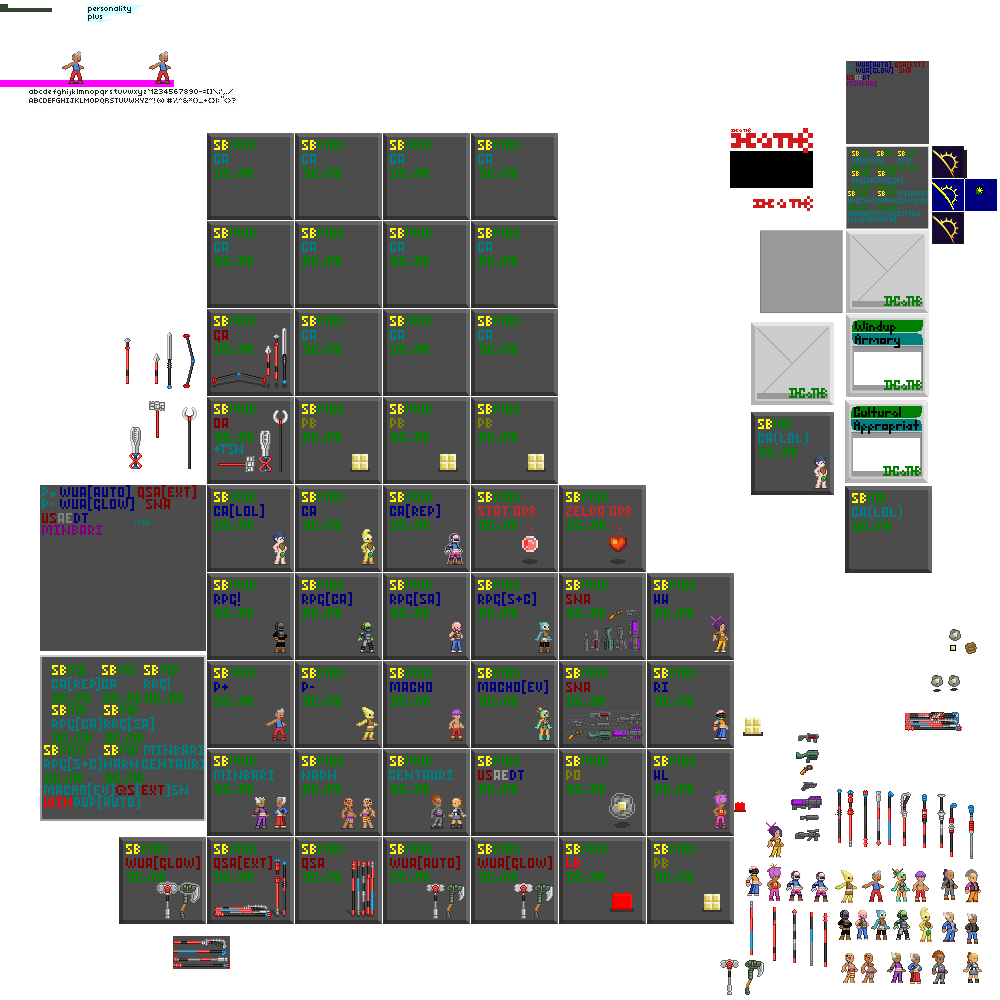
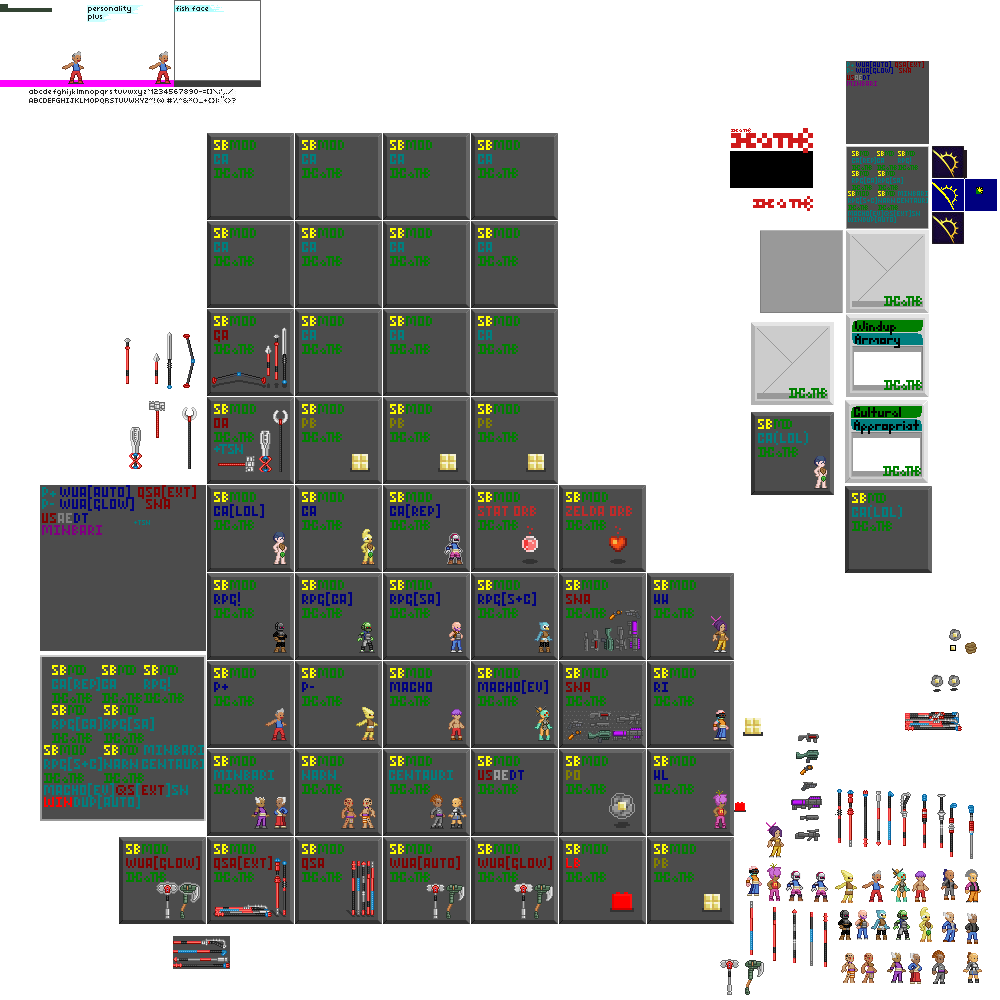
The second 1000px x 1000px image is a revision of the first. Changes to its layers:
painted on "Background" over left=137, top=0, right=261, bottom=87
